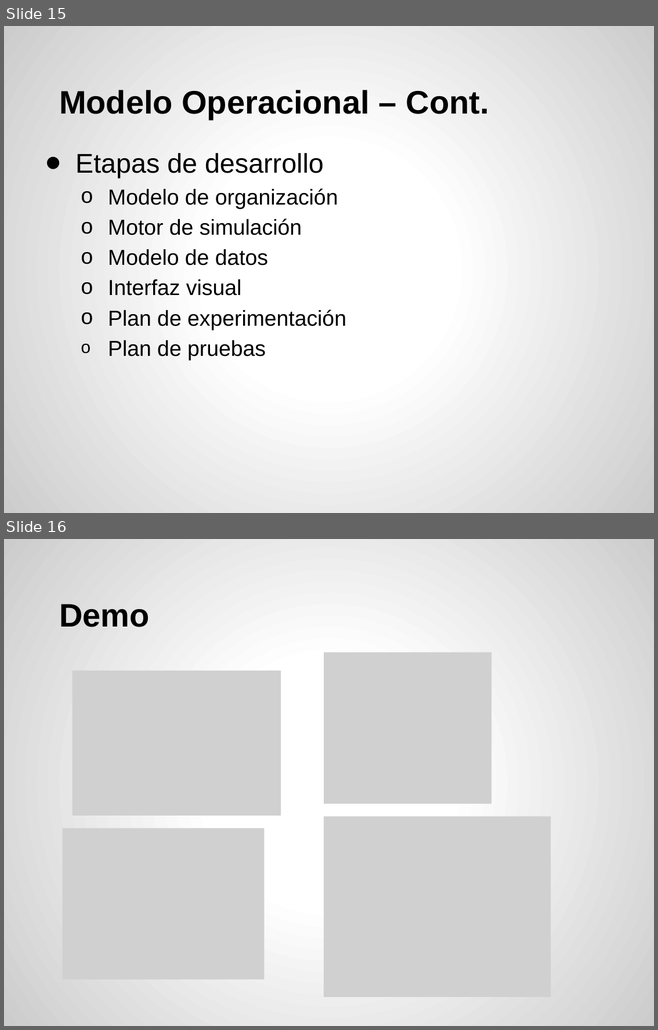
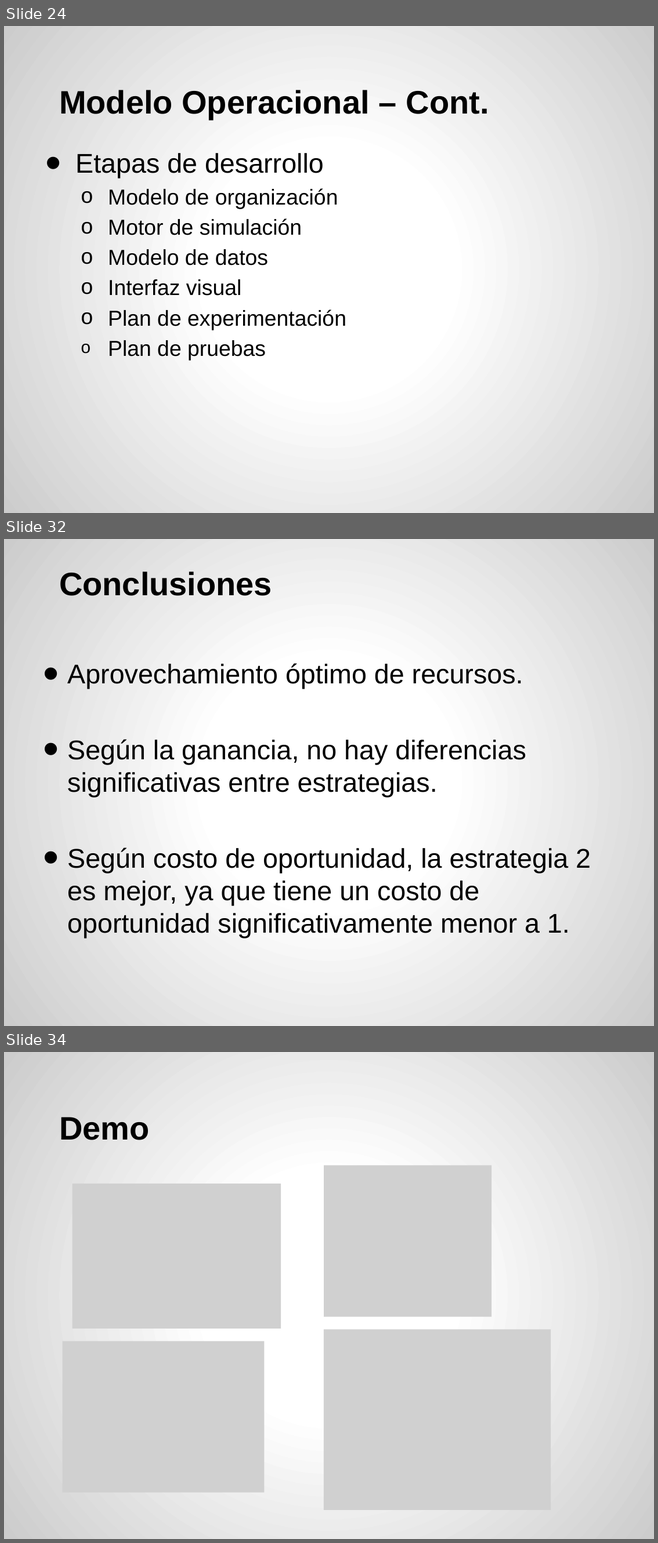
Before and after one commit to acrespo/Simulaciones, a slide deck: presentacion.pptx. Shown one above the other, each under a label of ours: slides 15 and 16 before the commit, slides 24, 32 and 34 after it; the slides between them are not shown. The pictures are 658x1030 and 658x1543 pixels, drawn with LibreOffice and Linux fonts; fonts in the diff are those of the drawing; grey boxes stand for pictures. Boxes give left, top, right and bottom in pixels: in the first picture for what was removed or moved away, otherwise in the second. Text is boxed around its words. In the diff, an @@ line names an element or a change of style, - is before the commit and + after.

```diff
--- a/presentacion.pptx
+++ b/presentacion.pptx
@@ slide 32 added at bbox=[4, 539, 654, 1026], background gradient #FFFFFF to #CCCCCC @@
@@ title added at bbox=[59, 571, 272, 596], 36 pt, text #000000, bold @@
+Conclusiones
@@ text added at bbox=[67, 663, 590, 938], 30 pt, text #000000 @@
+• Aprovechamiento óptimo de recursos.
+• Según la ganancia, no hay diferencias significativas entre estrategias.
+• Según costo de oportunidad, la estrategia 2 es mejor, ya que tiene un costo de oportunidad significativamente menor a 1.
@@ what was slide 15 is now slide 24 @@
@@ what was slide 16 is now slide 34 @@
```
Also in this commit, not shown: 1 slide changed, 17 other slides added.
